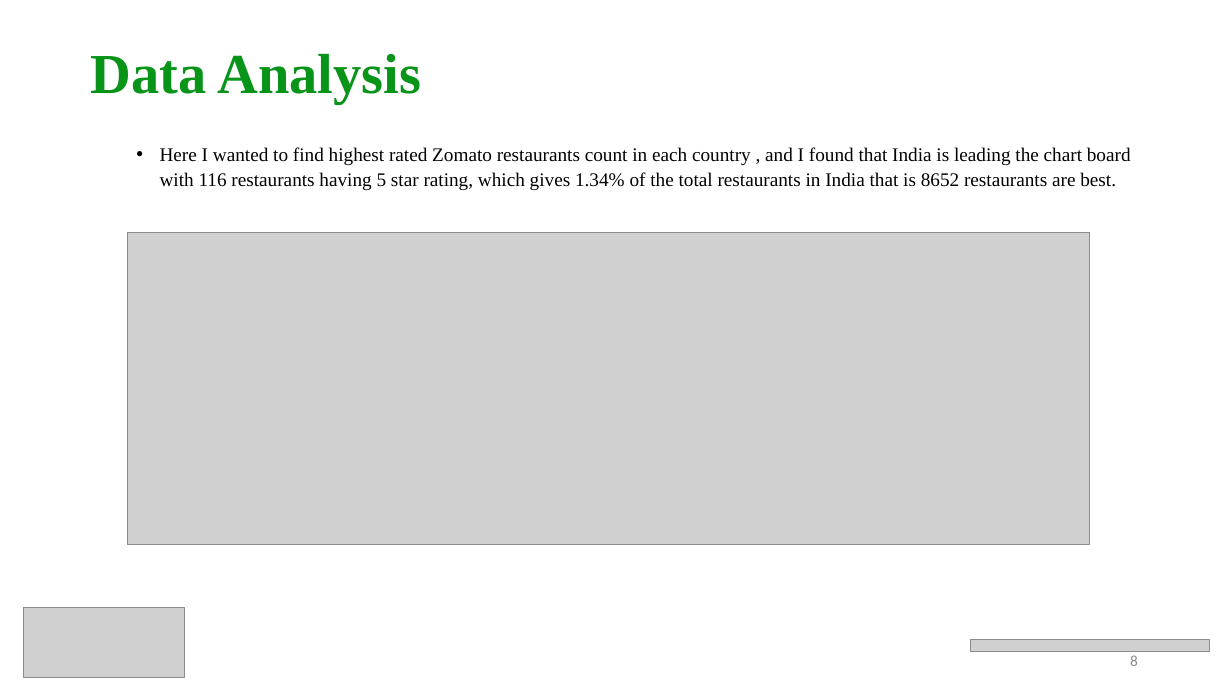
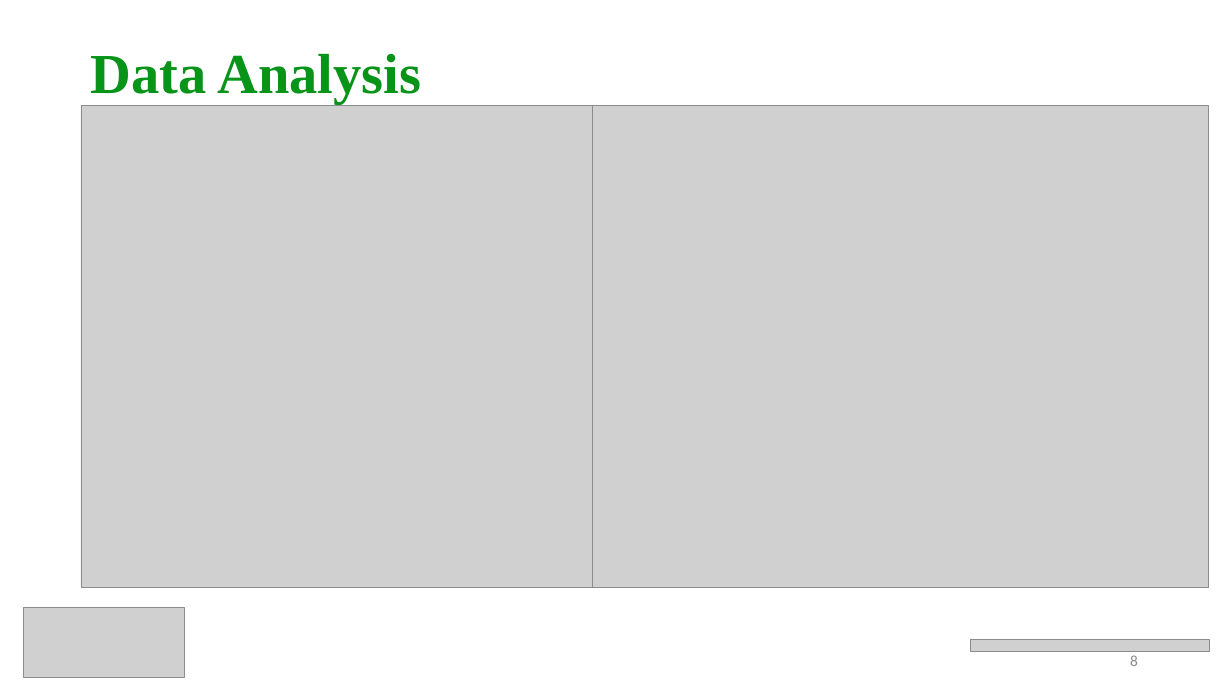
Before and after one commit to prithvikolla/Data-Visualization, a slide deck: slide 8 of Data-Visualization/Final Project/Kolla_FinalProject.pptx. Drawn at 1232x693 pixels with LibreOffice and Linux fonts; fonts in the diff are those of the drawing; grey boxes stand for pictures. Boxes give left, top, right and bottom in pixels: in the first picture for what was removed or moved away, otherwise in the second. Text is boxed around its words. In the diff, an @@ line names an element or a change of style, - is before the commit and + after.

```diff
--- a/Data-Visualization/Final Project/Kolla_FinalProject.pptx
+++ b/Data-Visualization/Final Project/Kolla_FinalProject.pptx
@@ picture added at bbox=[81, 106, 670, 588] @@
@@ picture added at bbox=[592, 106, 1209, 588] @@
@@ text removed at bbox=[160, 147, 1131, 190] @@
-  • Here I wanted to find highest rated Zomato restaurants count in each country , and I found that India is leading the chart board with 116 restaurants having 5 star rating, which gives 1.34% of the total restaurants in India that is 8652 restaurants are best.
@@ picture removed at bbox=[128, 233, 1091, 545] @@
```
Also in this commit, not shown: 8 other slides changed, 1 slide added, 1 slide removed, 5 other files.
